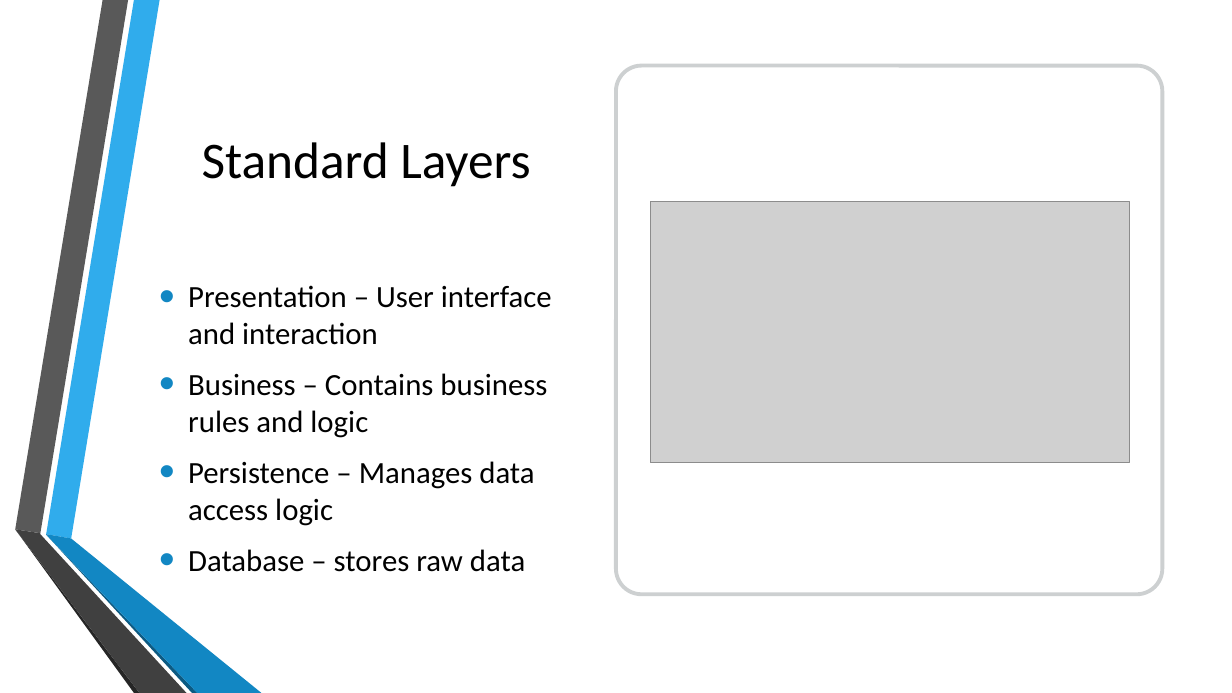
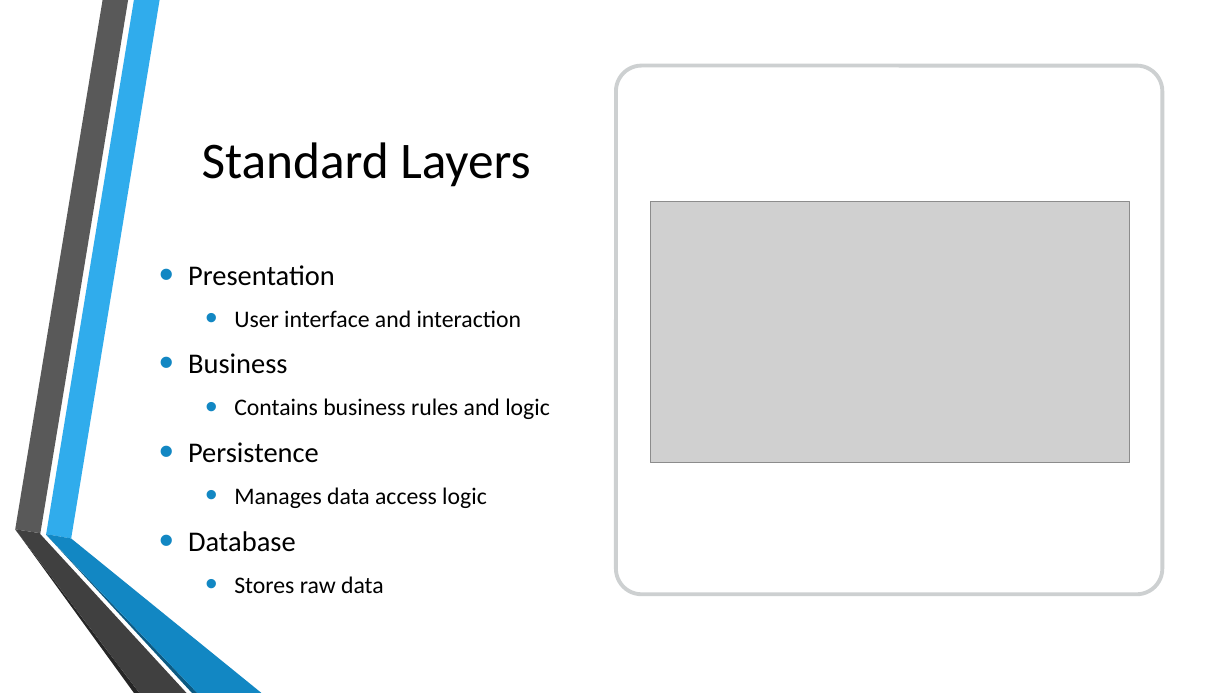
Before and after one commit to bwharris1125/CS7319_Homework3, a slide deck: slide 3 of presentations/Chapter_10-Layered_Arch.pptx. Drawn at 1232x693 pixels with LibreOffice and Linux fonts; fonts in the diff are those of the drawing; grey boxes stand for pictures; background and template pictures are left out. Boxes give left, top, right and bottom in pixels: in the first picture for what was removed or moved away, otherwise in the second. Text is boxed around its words. In the diff, an @@ line names an element or a change of style, - is before the commit and + after.

```diff
--- a/presentations/Chapter_10-Layered_Arch.pptx
+++ b/presentations/Chapter_10-Layered_Arch.pptx
@@ text at (x1=188, y1=265, x2=550, y2=593): text changed; size 24 to 18.5 pt @@
-• Presentation – User interface and interaction
-• Business – Contains business rules and logic
-• Persistence – Manages data access logic
-• Database – stores raw data
+• Presentation
+  • User interface and interaction
+• Business
+  • Contains business rules and logic
+• Persistence
+  • Manages data access logic
+• Database
+  • Stores raw data
```
Also in this commit, not shown: 4 other slides changed.
